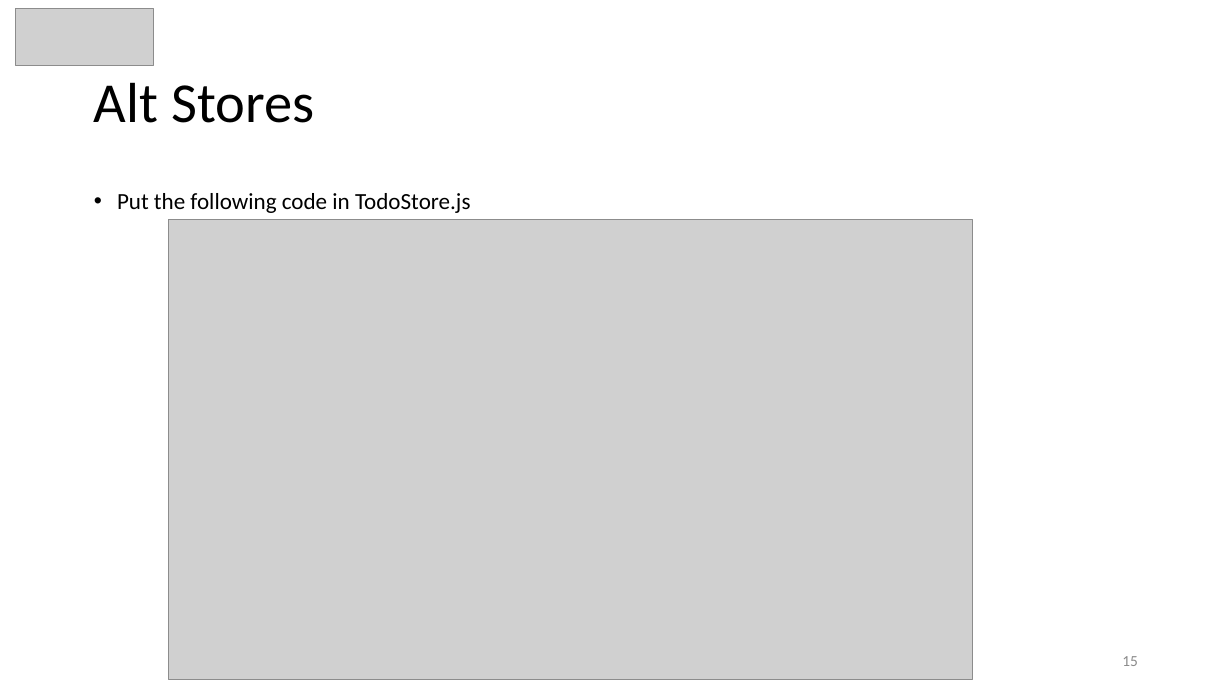
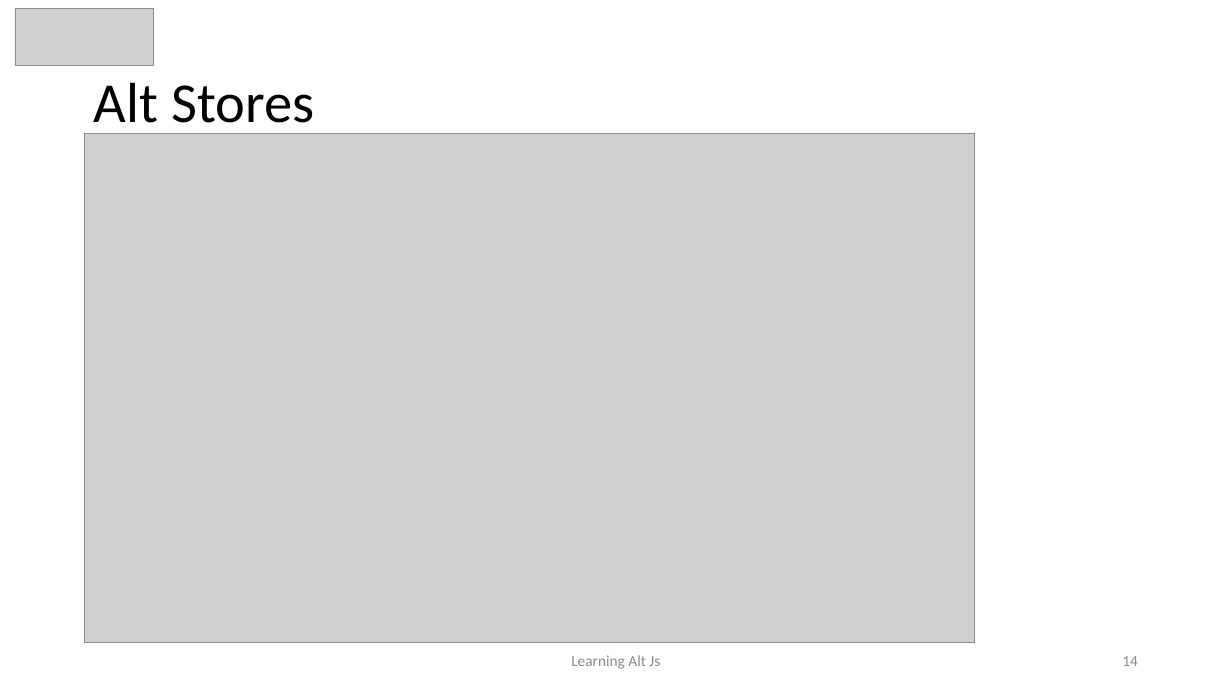
Before and after one commit to awahab29/samplealt, a slide deck: slide 14 of React.pptx (slide 15 before the commit). Drawn at 1232x693 pixels with LibreOffice and Linux fonts; fonts in the diff are those of the drawing; grey boxes stand for pictures. Boxes give left, top, right and bottom in pixels: in the first picture for what was removed or moved away, otherwise in the second. Text is boxed around its words. In the diff, an @@ line names an element or a change of style, - is before the commit and + after.

```diff
--- a/React.pptx
+++ b/React.pptx
@@ picture: place and size @@
-picture at (169, 220, 973, 679)
+picture at (85, 134, 975, 642)
@@ text removed at (117, 193, 471, 213) @@
-• Put the following code in TodoStore.js
@@ text added at (571, 655, 660, 669), 12 pt, text #8C8C8C @@
+Learning Alt Js
@@ page number at (1122, 656, 1138, 666): text changed @@
-15
+14
```
Also in this commit, not shown: 14 other slides changed, 7 slides added, 3 slides removed.
